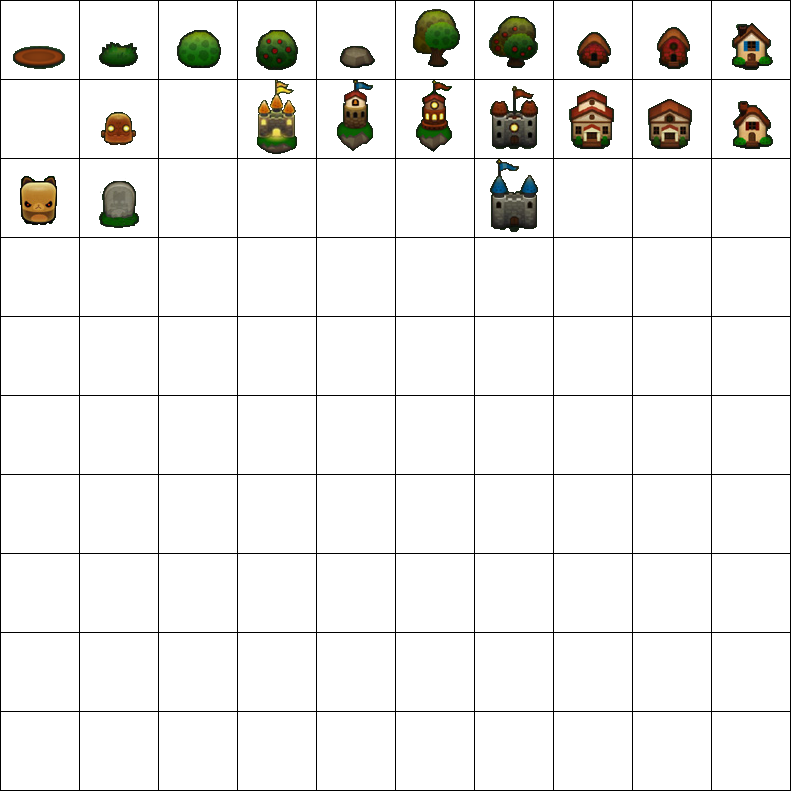
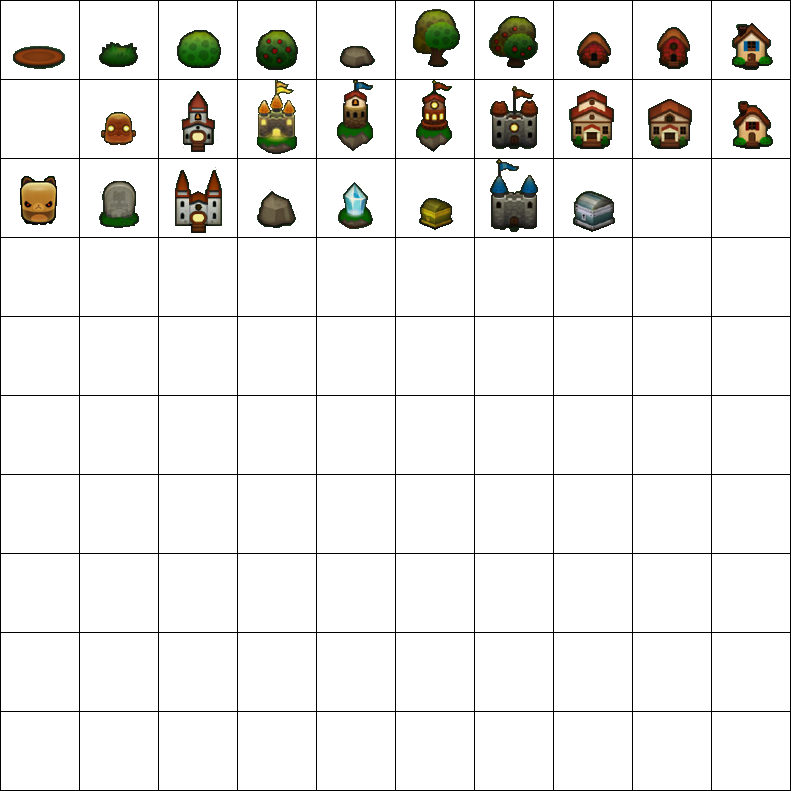
The second 791x791 image is a revision of the first. Changes to its layers:
added layer "Layer 21" above "Layer 20" over [255, 189, 299, 228]
added layer "Layer 20" above "Layer 19" over [175, 167, 222, 233]
added layer "Layer 19" above "Layer 22" over [181, 88, 218, 152]
added layer "Layer 22" above "Layer 23" over [338, 182, 373, 229]
added layer "Layer 23" above "Layer 24" over [419, 197, 454, 231]
added layer "Layer 24" above "Layer 16" over [573, 191, 615, 232]
painted on "Layer 16" over [175, 88, 615, 233]
